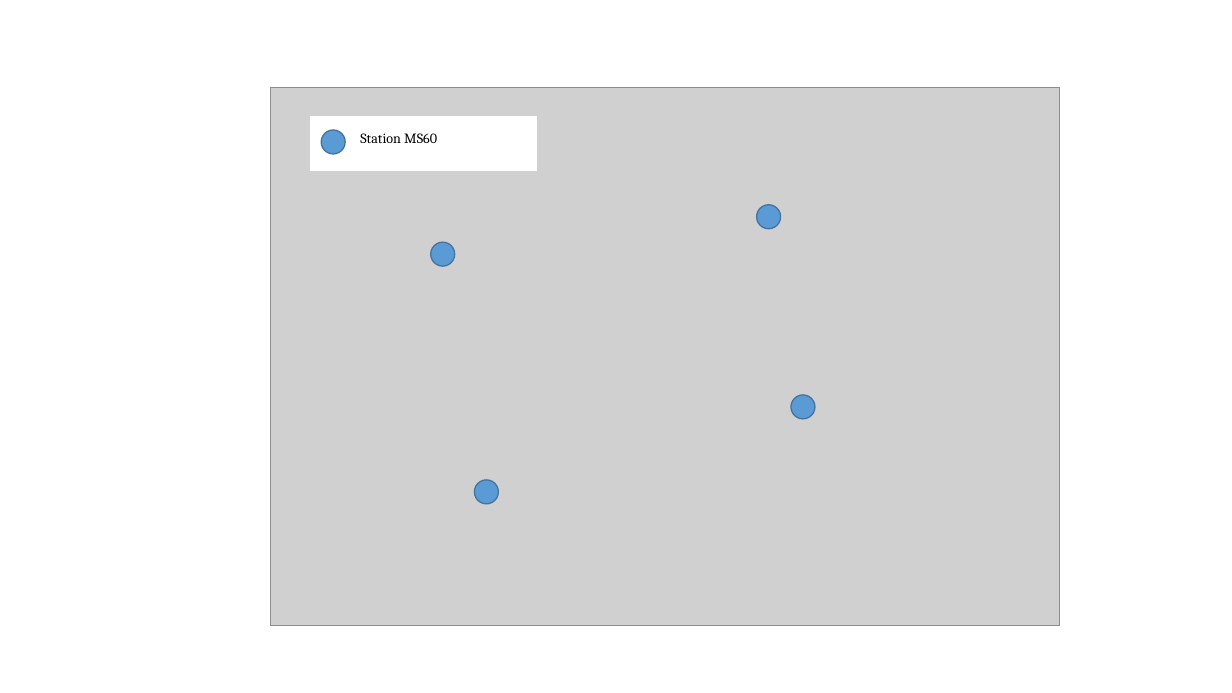
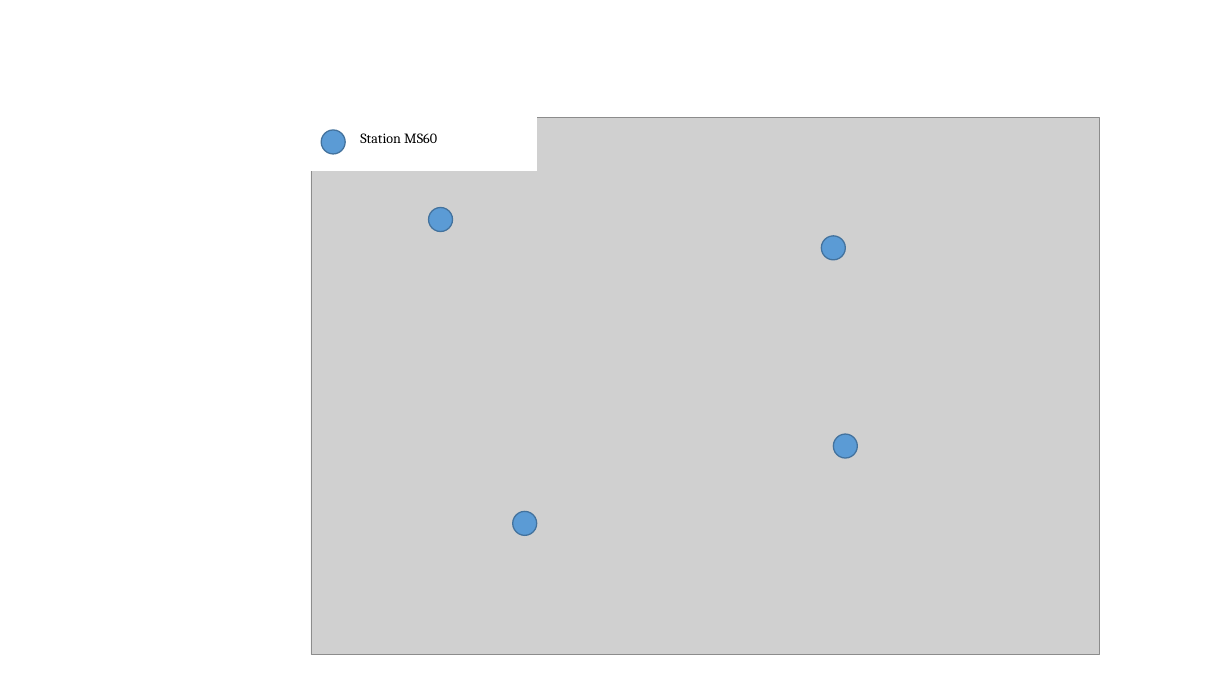
Before and after one commit to Brounst176/Bruno-TB, a slide deck: slide 1 of 1_plan_de_travail/figure.pptx. Drawn at 1232x693 pixels with LibreOffice and Linux fonts; fonts in the diff are those of the drawing; grey boxes stand for pictures. Boxes give left, top, right and bottom in pixels: in the first picture for what was removed or moved away, otherwise in the second. Text is boxed around its words. In the diff, an @@ line names an element or a change of style, - is before the commit and + after.

```diff
--- a/1_plan_de_travail/figure.pptx
+++ b/1_plan_de_travail/figure.pptx
@@ picture moved from (x1=271, y1=88, x2=1059, y2=626) to (x1=311, y1=117, x2=1100, y2=655) @@
@@ ellipse moved from (x1=431, y1=242, x2=455, y2=266) to (x1=429, y1=208, x2=453, y2=232) @@
@@ ellipse moved from (x1=757, y1=205, x2=781, y2=229) to (x1=822, y1=236, x2=846, y2=260) @@
@@ ellipse moved from (x1=791, y1=395, x2=815, y2=419) to (x1=834, y1=434, x2=858, y2=458) @@
@@ ellipse moved from (x1=474, y1=480, x2=498, y2=504) to (x1=513, y1=511, x2=537, y2=535) @@
```
Also in this commit, not shown: 10 slides added, 26 other files.
